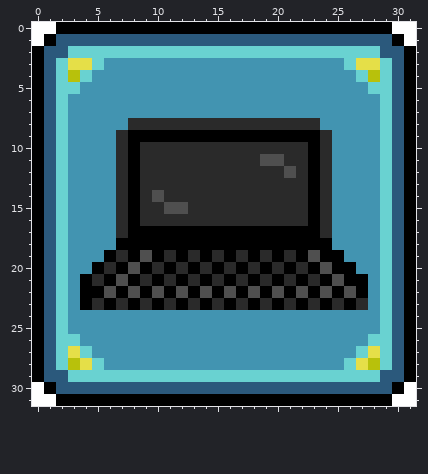
Two versions of one pixel-art sprite, frontend/src/assets/images/computer_badge.png. Above is the file before it was changed.
The file is 96x96 pixels, drawn in blocks of 3x3; one block is one cell here.
After the commit:
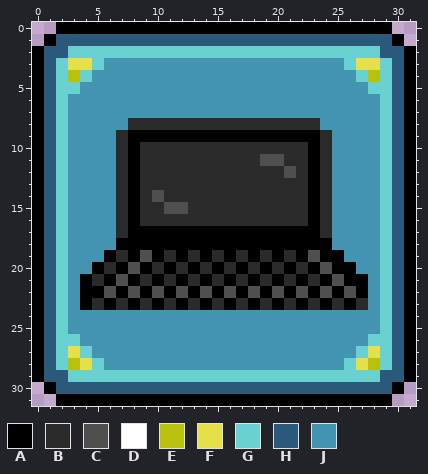
Palette (. is transparent): A #000000  B #2a2a2a  C #4f4f4f  D #ffffff  E #b8c10b  F #e5df48  G #69d2d1  H #2b597c  J #4294b1
Edits made:
@@ x 0..31 @@
- 0 DDAAAAAAAAAAAAAAAAAAAAAAAAAAAADD
- 1 DAHHHHHHHHHHHHHHHHHHHHHHHHHHHHAD
+ 0 ..AAAAAAAAAAAAAAAAAAAAAAAAAAAA..
+ 1 .AHHHHHHHHHHHHHHHHHHHHHHHHHHHHA.
  2 AHHGGGGGGGGGGGGGGGGGGGGGGGGGGHHA
@@ x 0..31 @@
 29 AHHGGGGGGGGGGGGGGGGGGGGGGGGGGHHA
-30 DAHHHHHHHHHHHHHHHHHHHHHHHHHHHHAD
-31 DDAAAAAAAAAAAAAAAAAAAAAAAAAAAADD
+30 .AHHHHHHHHHHHHHHHHHHHHHHHHHHHHA.
+31 ..AAAAAAAAAAAAAAAAAAAAAAAAAAAA..
Changed places in both pictures, as pixel boxes (x1, y1, x2, y2):
erased: (32, 22, 56, 46)
erased: (392, 22, 416, 46)
erased: (32, 382, 56, 406)
erased: (392, 382, 416, 406)
